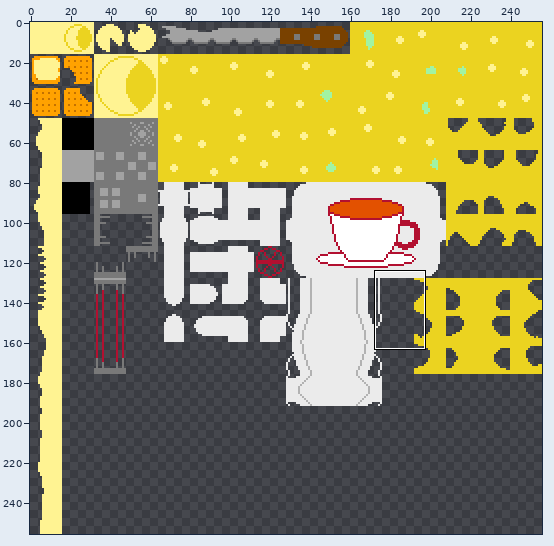
Pixel-art file, stored at Assets/Raw/TileSets/3x_tiles.aseprite. The first picture is a wide view before the edit; the outline marks the close-up.
Close-up. First the earlier version:
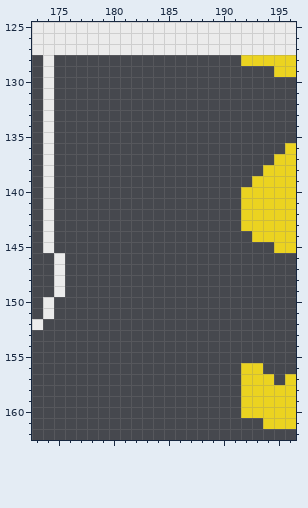
256x256 pixels, 1 frame. Shown: x 173..196, y 125..162. The commit also changed other parts of the picture, which this record leaves out.
The same view after the edit:
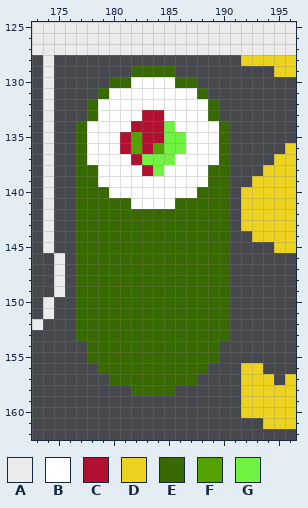
Palette (. is transparent): A #ebebeb  B #ffffff  C #b21030  D #ebd320  E #386900  F #51a200  G #71f341
Edits made:
--- layer "Layer 1"
@@ x 173..196 @@
 128 .A.................DDDDD
-129 .A....................DD
-130 .A......................
-131 .A......................
-132 .A......................
-133 .A......................
-134 .A......................
-135 .A......................
-136 .A.....................D
-137 .A....................DD
-138 .A...................DDD
-139 .A..................DDDD
-140 .A.................DDDDD
-141 .A.................DDDDD
-142 .A.................DDDDD
-143 .A.................DDDDD
-144 .A..................DDDD
-145 .A....................DD
-146 ..A.....................
-147 ..A.....................
-148 ..A.....................
-149 ..A.....................
-150 .A......................
-151 .A......................
-152 A.......................
-153 ........................
-154 ........................
-155 ........................
-156 ...................DD...
-157 ...................DDD.D
-158 ...................DDDDD
+129 .A.......EEEE.........DD
+130 .A.....EEBBBBEE.........
+131 .A....EBBBBBBBBE........
+132 .A...EBBBBBBBBBBE.......
+133 .A...EBBBBCCBBBBE.......
+134 .A..EBBBBCCCGBBBBE......
+135 .A..EBBBCFCCGGBBBE......
+136 .A..EBBBCFCFGGBBBE.....D
+137 .A..EBBBBCGGGBBBBE....DD
+138 .A..EEBBBBCGBBBBEE...DDD
+139 .A..EEBBBBBBBBBBEE..DDDD
+140 .A..EEEBBBBBBBBEEE.DDDDD
+141 .A..EEEEEBBBBEEEEE.DDDDD
+142 .A..EEEEEEEEEEEEEE.DDDDD
+143 .A..EEEEEEEEEEEEEE.DDDDD
+144 .A..EEEEEEEEEEEEEE..DDDD
+145 .A..EEEEEEEEEEEEEE....DD
+146 ..A.EEEEEEEEEEEEEE......
+147 ..A.EEEEEEEEEEEEEE......
+148 ..A.EEEEEEEEEEEEEE......
+149 ..A.EEEEEEEEEEEEEE......
+150 .A..EEEEEEEEEEEEEE......
+151 .A..EEEEEEEEEEEEEE......
+152 A...EEEEEEEEEEEEEE......
+153 ....EEEEEEEEEEEEEE......
+154 .....EEEEEEEEEEEE.......
+155 .....EEEEEEEEEEEE.......
+156 ......EEEEEEEEEE...DD...
+157 .......EEEEEEEE....DDD.D
+158 .........EEEE......DDDDD
 159 ...................DDDDD
Where, in picture pixels (left, top, right, bottom), the same in both close-ups:
added: (76, 66, 230, 396)
